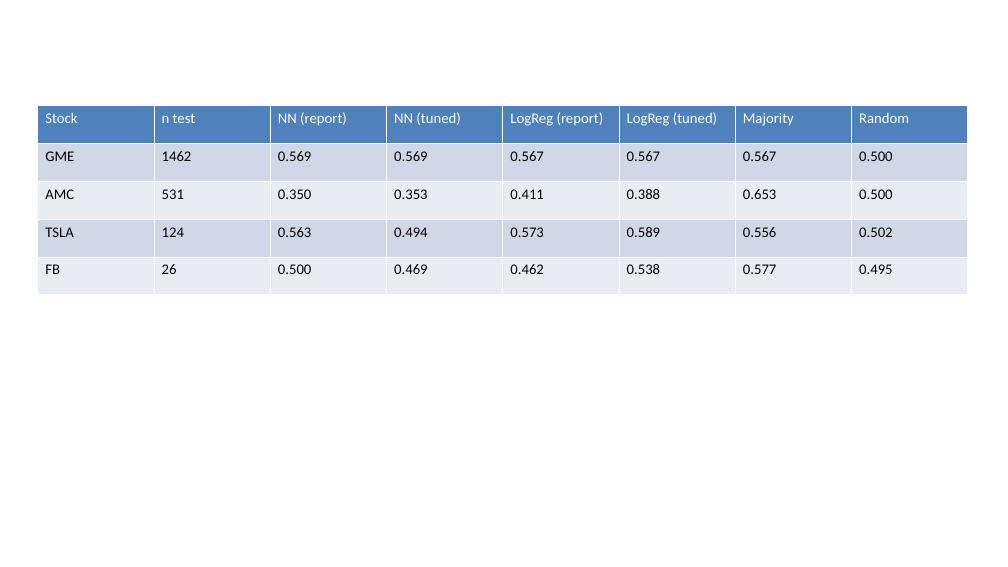
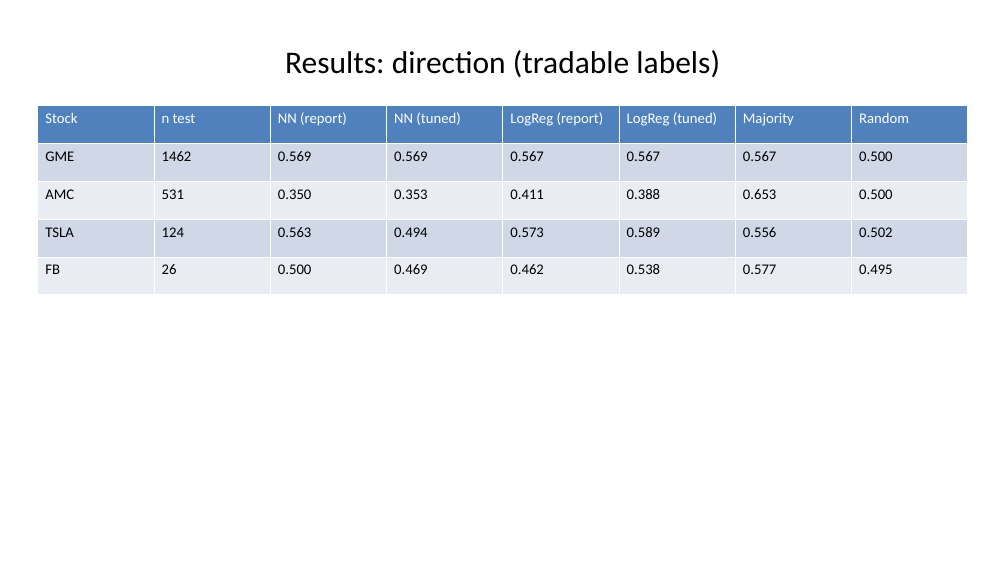
Before and after one commit to Prithvi-Aithal/wsb-market-prediction, a slide deck: slide 7 of docs/presentation.pptx. Drawn at 1008x567 pixels with LibreOffice and Linux fonts; fonts in the diff are those of the drawing. Boxes give left, top, right and bottom in pixels: in the first picture for what was removed or moved away, otherwise in the second. Text is boxed around its words. In the diff, an @@ line names an element or a change of style, - is before the commit and + after.

Commit message:
Fix slide title placement (set top/height explicitly)

```diff
--- a/docs/presentation.pptx
+++ b/docs/presentation.pptx
@@ title added at box(285, 50, 720, 77), 30 pt, text #000000 @@
+Results: direction (tradable labels)
```
Also in this commit, not shown: 11 other slides changed, 2 slides added, 2 slides removed, 2 other files.
